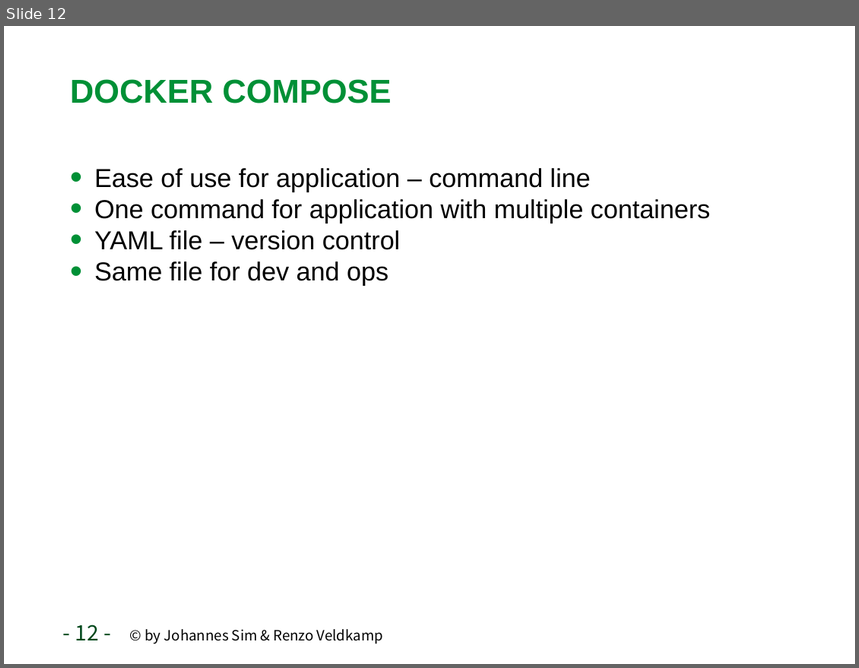
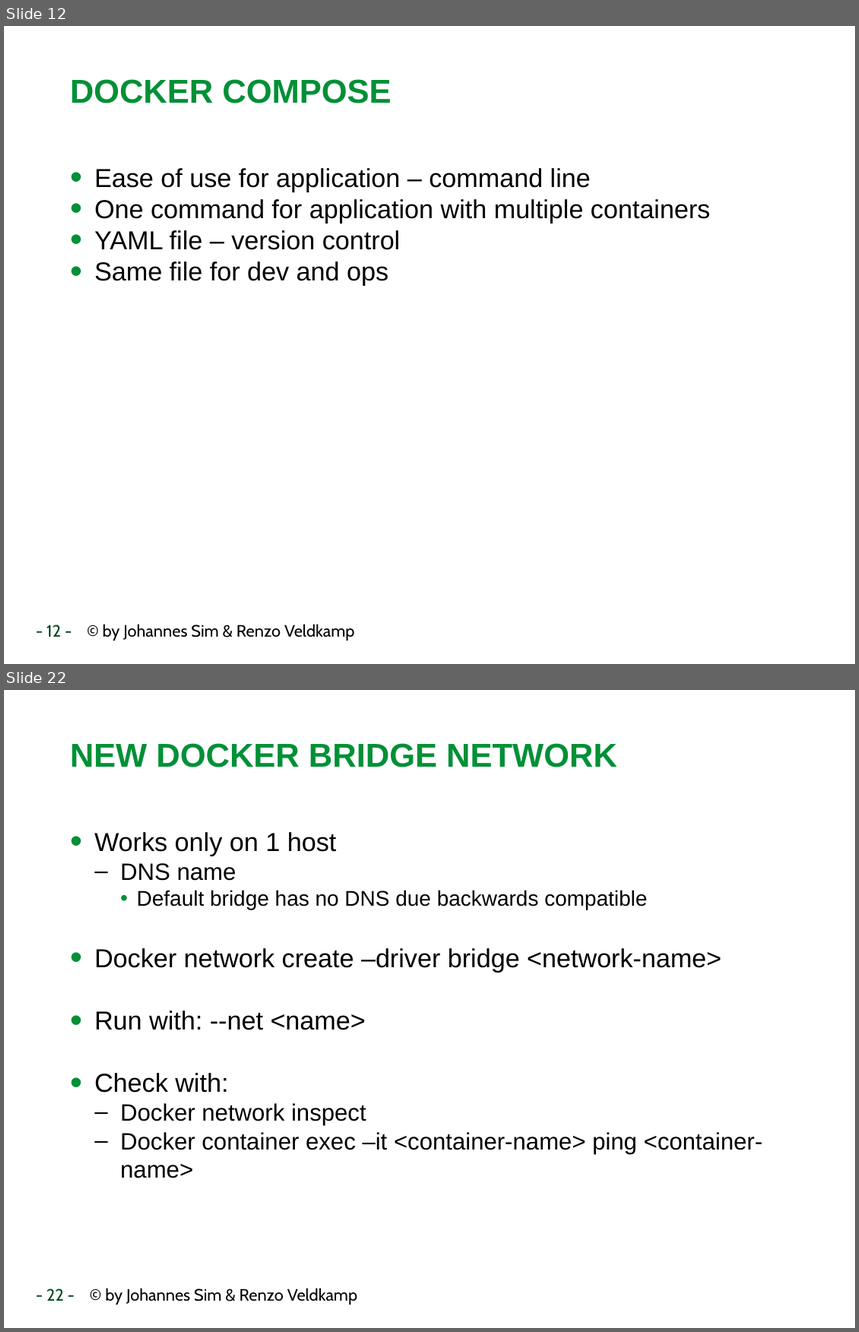
Before and after one commit to RenzoVeldkamp/MicroContainer, a slide deck: Presentatie/Docker102.pptx. Shown one above the other, each under a label of ours: slide 12 before the commit, slides 12 and 22 after it; the slides between them are not shown. The pictures are 859x668 and 859x1332 pixels, drawn with LibreOffice and Linux fonts; fonts in the diff are those of the drawing; background and template pictures are left out. Boxes give left, top, right and bottom in pixels: in the first picture for what was removed or moved away, otherwise in the second. Text is boxed around its words. In the diff, an @@ line names an element or a change of style, - is before the commit and + after.

```diff
--- a/Presentatie/Docker102.pptx
+++ b/Presentatie/Docker102.pptx
@@ slide 22 added at box(4, 690, 855, 1328), background #FFFFFF; not listed: 1 template element that a slide beside it also shows @@
@@ title added at box(70, 743, 617, 768), 28 pt, text #009036, bold @@
+NEW DOCKER BRIDGE NETWORK
@@ text added at box(94, 832, 763, 1179), 22 pt, text #000000 @@
+• Works only on 1 host
+  – DNS name
+    • Default bridge has no DNS due backwards compatible
+• Docker network create –driver bridge <network-name>
+• Run with: --net <name>
+• Check with:
+  – Docker network inspect
+  – Docker container exec –it <container-name> ping <container-name>
@@ slide 12 changed as well @@
@@ text: place and size @@
-text at box(75, 625, 383, 645)
+text at box(47, 624, 355, 641)
@@ text at box(47, 624, 355, 641): size 18 to 14 pt in "- 12 -"; size 12 to 14 pt in "© by Johannes Sim & Renzo Veldkamp"; font Noto Sans CJK SC to Cabin @@
```
Also in this commit, not shown: 11 other slides changed, 10 other slides added, 5 other files.
